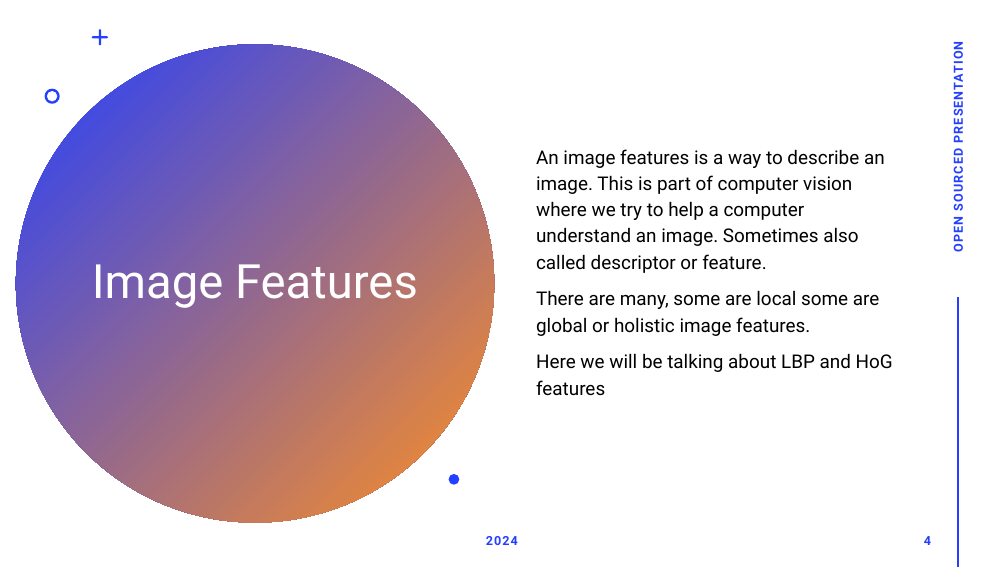
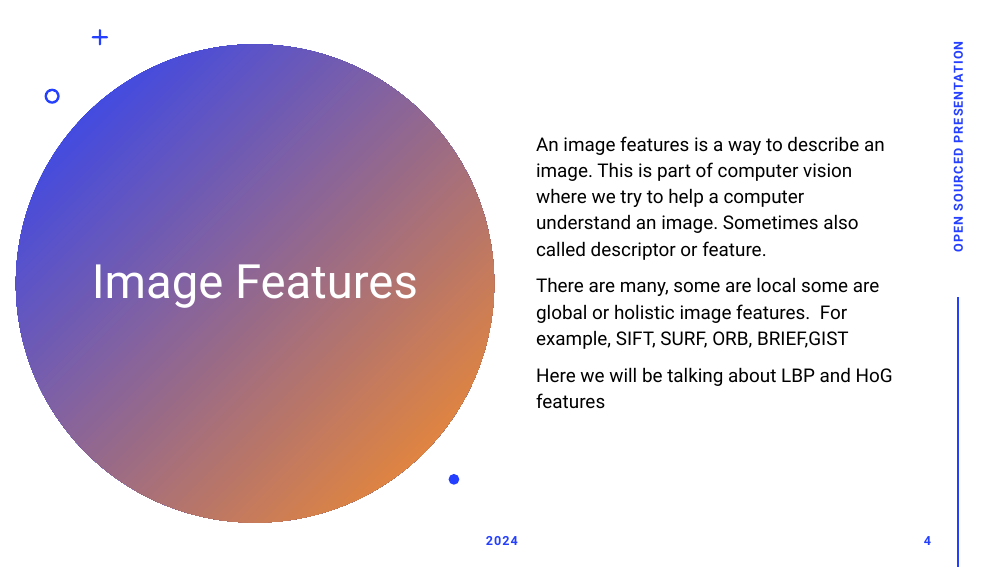
Before and after one commit to wajihullahbaig/talks, a slide deck: slide 4 of Video Clustering using image descriptors.pptx. Drawn at 1008x567 pixels with LibreOffice and Linux fonts; fonts in the diff are those of the drawing. Boxes give left, top, right and bottom in pixels: in the first picture for what was removed or moved away, otherwise in the second. Text is boxed around its words. In the diff, an @@ line names an element or a change of style, - is before the commit and + after.

```diff
--- a/Video Clustering using image descriptors.pptx
+++ b/Video Clustering using image descriptors.pptx
@@ text at (x1=536, y1=277, x2=880, y2=349): text changed @@
-There are many, some are local some are global or holistic image features.
+There are many, some are local some are global or holistic image features. For example, SIFT, SURF, ORB, BRIEF,GIST
```
Also in this commit, not shown: 2 other slides changed, 3 slides added, 1 slide removed.
